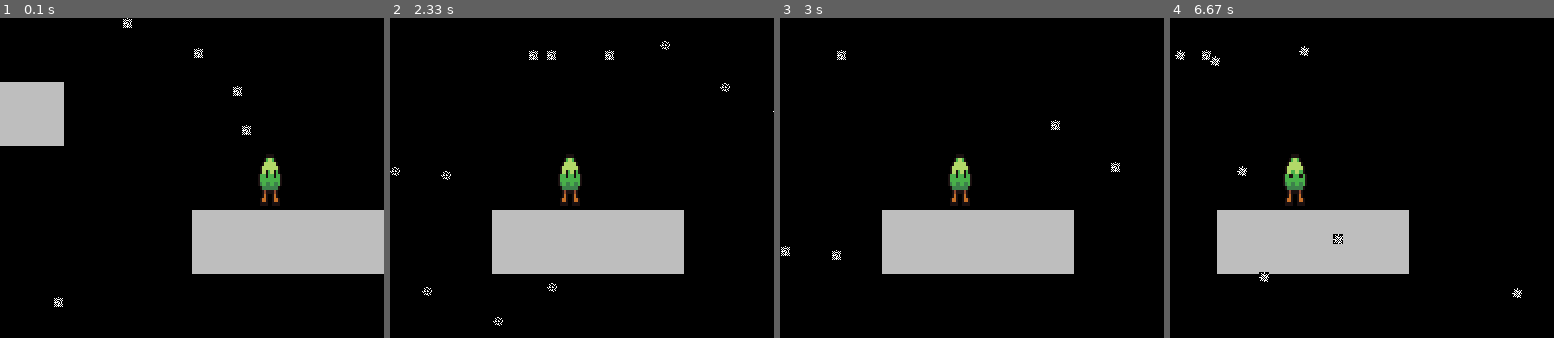
Above: before the commit, frames 1-4 (left to right).
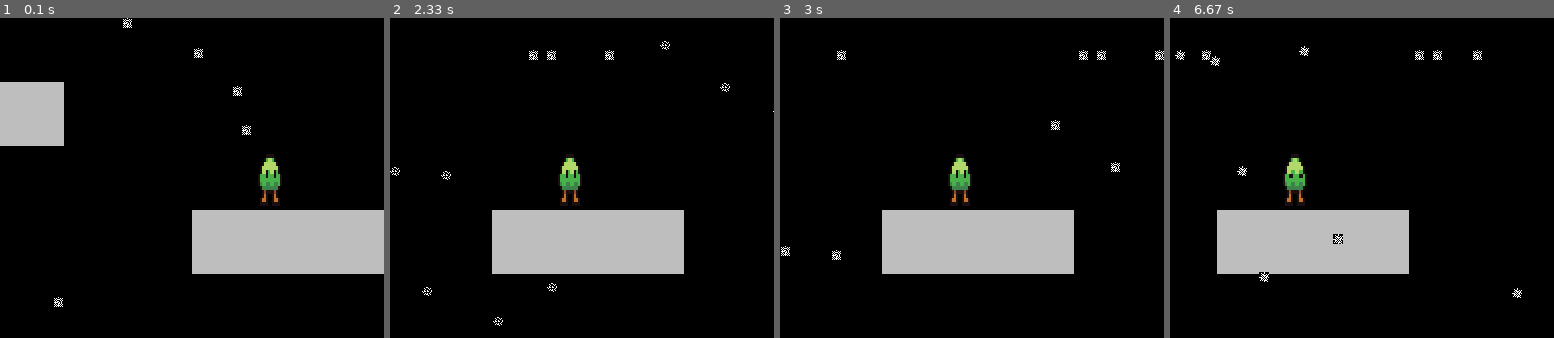
Above: after the commit, the same moments.

Repository: msaelices/pygames-experiments
Game: pygame game, started from frozen-platformer/main.py
The game is run twice, just before and just after one commit, with the same random seed, the same clock (stepped at 60 frames per second) and the same inputs.
Inputs:
- Up to frame 1 (0.1 s): no input
- Up to frame 2 (2.33 s): tap Space at 0.33, 0.73, 1.03, 1.23, 1.57, 1.87, 2.07 s; hold Right 0.67-1.13 s; hold Up 1.17-1.47 s; hold Right 1.5-1.97 s; hold Left from 2 s (still down)
- Up to frame 3 (3 s): tap Space at 2.37, 2.63, 2.93 s; release Left at 2.53 s; hold Left 2.57-2.97 s
- Up to frame 4 (6.67 s): hold Up 3-3.37 s; tap Space at 3.07, 3.47, 3.77, 4.13, 4.43, 4.63, 4.93, 5.13, 5.47, 5.77, 5.97, 6.27, 6.53 s; hold Right 3.4-4.03 s; hold Left 4.07-4.53 s; hold Right 4.57-5.03 s; hold Up 5.07-5.37 s; hold Right 5.4-5.87 s; hold Left 5.9-6.43 s; hold Left from 6.47 s (still down)
The pictures show only the part of the screen within x 50-100%, y 0-50%; the shares and areas given below are measured in that part.

Frames 1-2 are identical in both runs. In frame 3, 0.1% of the frame differs, in the area x 77-100%, y 10-14%; in frame 4, 0.1%.

Commit message:
Make sure the shots do not disappear when the camera has scrolled

Diff:
--- a/frozen-platformer/sprites.py
+++ b/frozen-platformer/sprites.py
@@ -200,9 +200,10 @@
 
     def draw(self, surface: Surface, offset: int = 0):
         super().draw(surface, offset)
-        screen_rect = surface.get_rect()
+        rect = surface.get_rect().copy()
+        rect.x += offset
         for bullet in self.bullets.sprites():
-            if bullet in screen_rect:
+            if bullet in rect:
                 bullet.draw(surface, offset)
             else:
                 self.bullets.remove(bullet)
